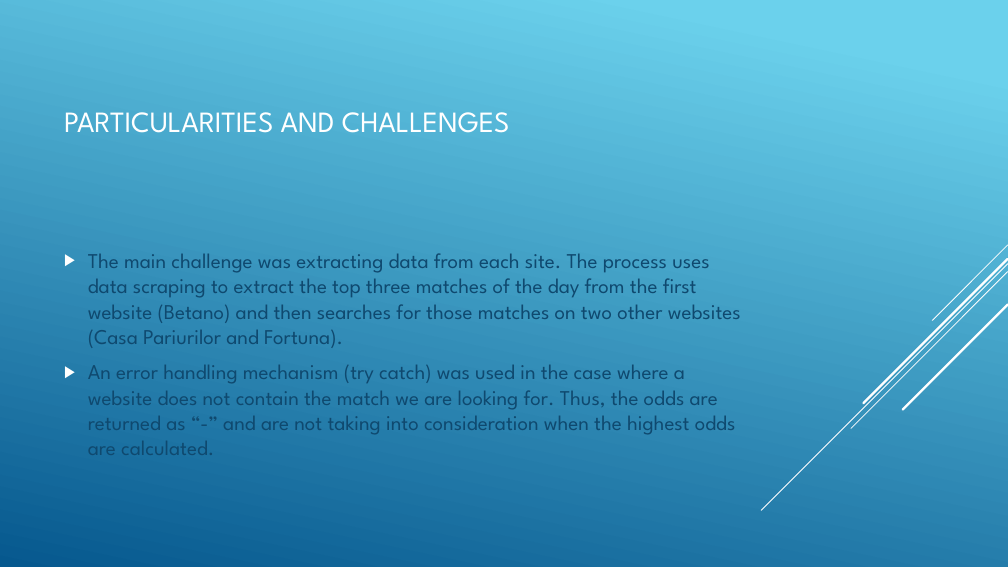
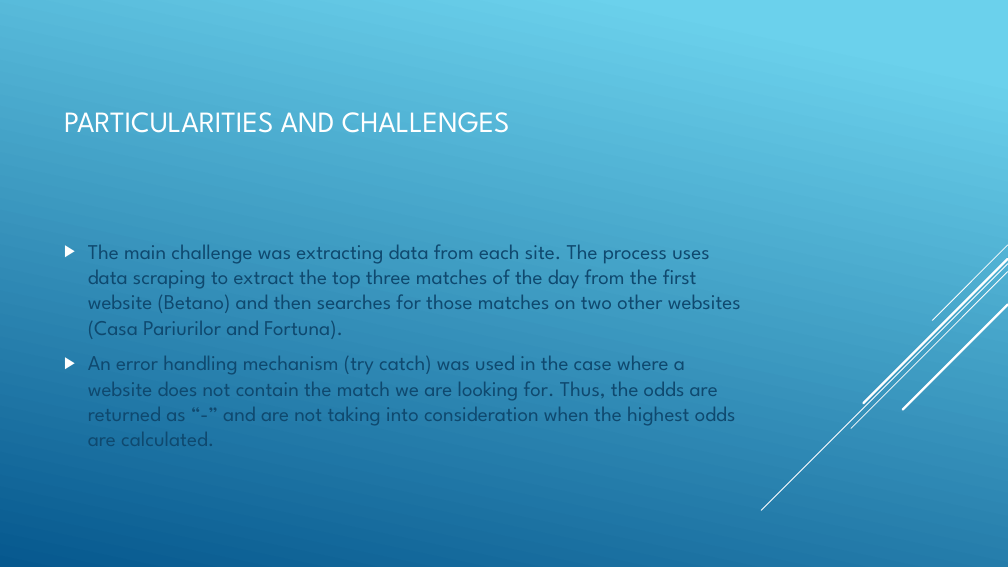
Before and after one commit to SevenStars07/rpa-project, a slide deck: slide 3 of presentation.pptx. Drawn at 1008x567 pixels with LibreOffice and Linux fonts; fonts in the diff are those of the drawing. Boxes give left, top, right and bottom in pixels: in the first picture for what was removed or moved away, otherwise in the second. Text is boxed around its words. In the diff, an @@ line names an element or a change of style, - is before the commit and + after.

```diff
--- a/presentation.pptx
+++ b/presentation.pptx
@@ text "The main challenge was extracting ...": place and size @@
-text "The main challenge was extracting ..." at box(88, 253, 741, 455)
+text "The main challenge was extracting ..." at box(88, 244, 741, 446)
```
Also in this commit, not shown: 2 other slides changed, 10 other files.
